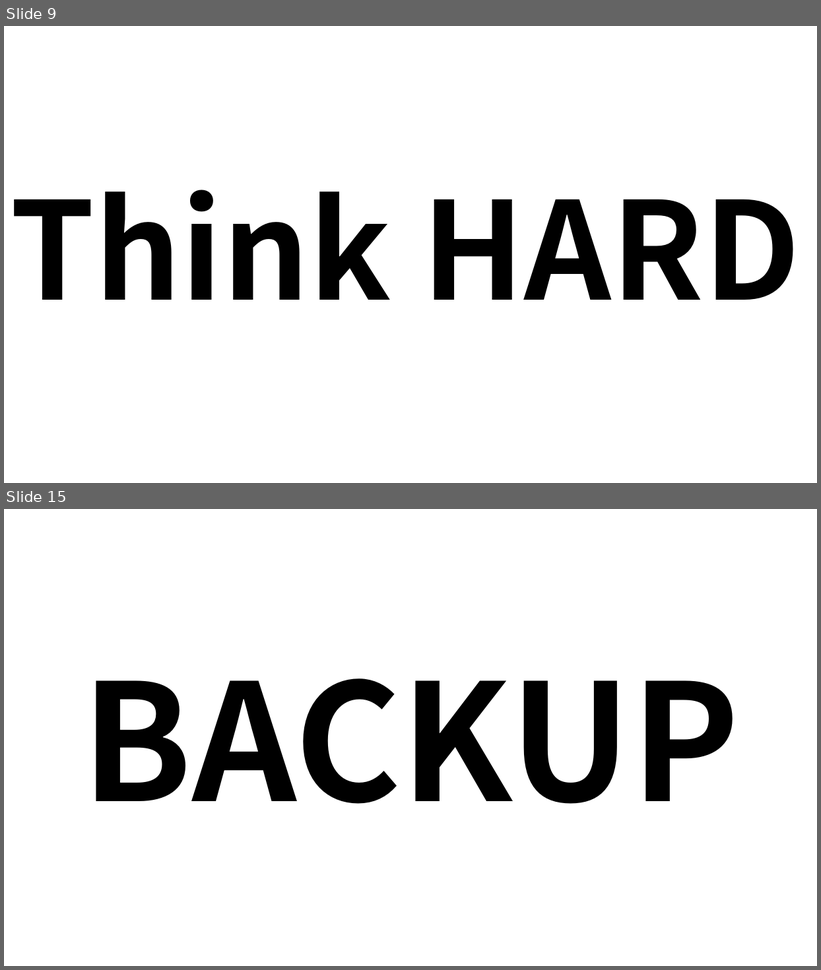
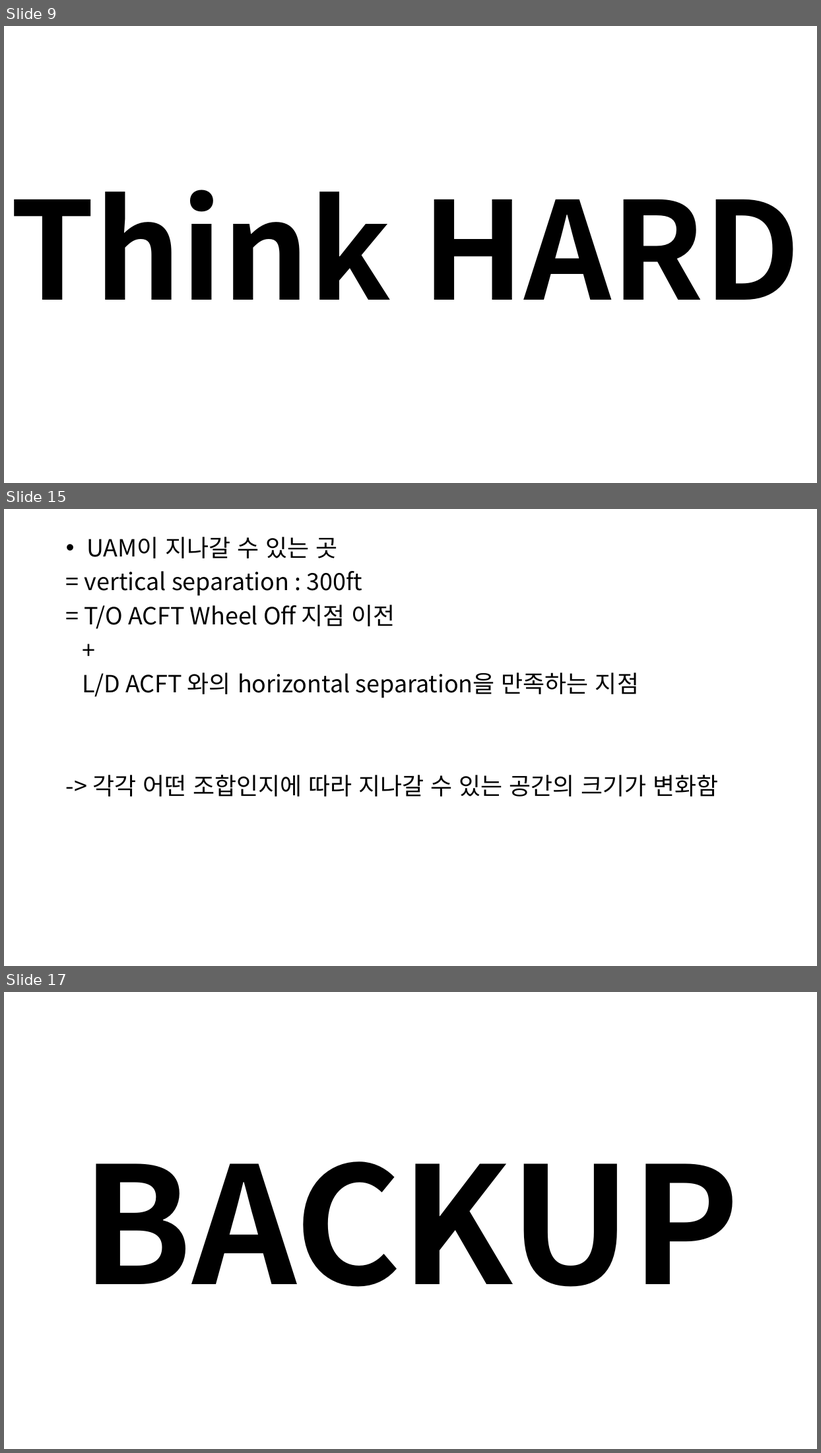
Before and after one commit to sanghyokhan/UAM_RWY-crossing, a slide deck: UAM runway crossing.pptx. Shown one above the other, each under a label of ours: slides 9 and 15 before the commit, slides 9, 15 and 17 after it; the slides between them are not shown. The pictures are 821x970 and 821x1453 pixels, drawn with LibreOffice and Linux fonts; fonts in the diff are those of the drawing. Boxes give left, top, right and bottom in pixels: in the first picture for what was removed or moved away, otherwise in the second. Text is boxed around its words. In the diff, an @@ line names an element or a change of style, - is before the commit and + after.

```diff
--- a/UAM runway crossing.pptx
+++ b/UAM runway crossing.pptx
@@ slide 15 added at [4,509,817,966], background #FFFFFF @@
@@ text added at [82,537,719,797], 28 pt, text #000000 @@
+• UAM이 지나갈 수 있는 곳
+= vertical separation : 300ft
+= T/O ACFT Wheel Off 지점 이전
++
+L/D ACFT 와의 horizontal separation을 만족하는 지점
+-> 각각 어떤 조합인지에 따라 지나갈 수 있는 공간의 크기가 변화함
@@ what was slide 15 is now slide 17 @@
```
Also in this commit, not shown: 3 slides changed, 3 other slides added, 2 slides removed, 5 other files.
